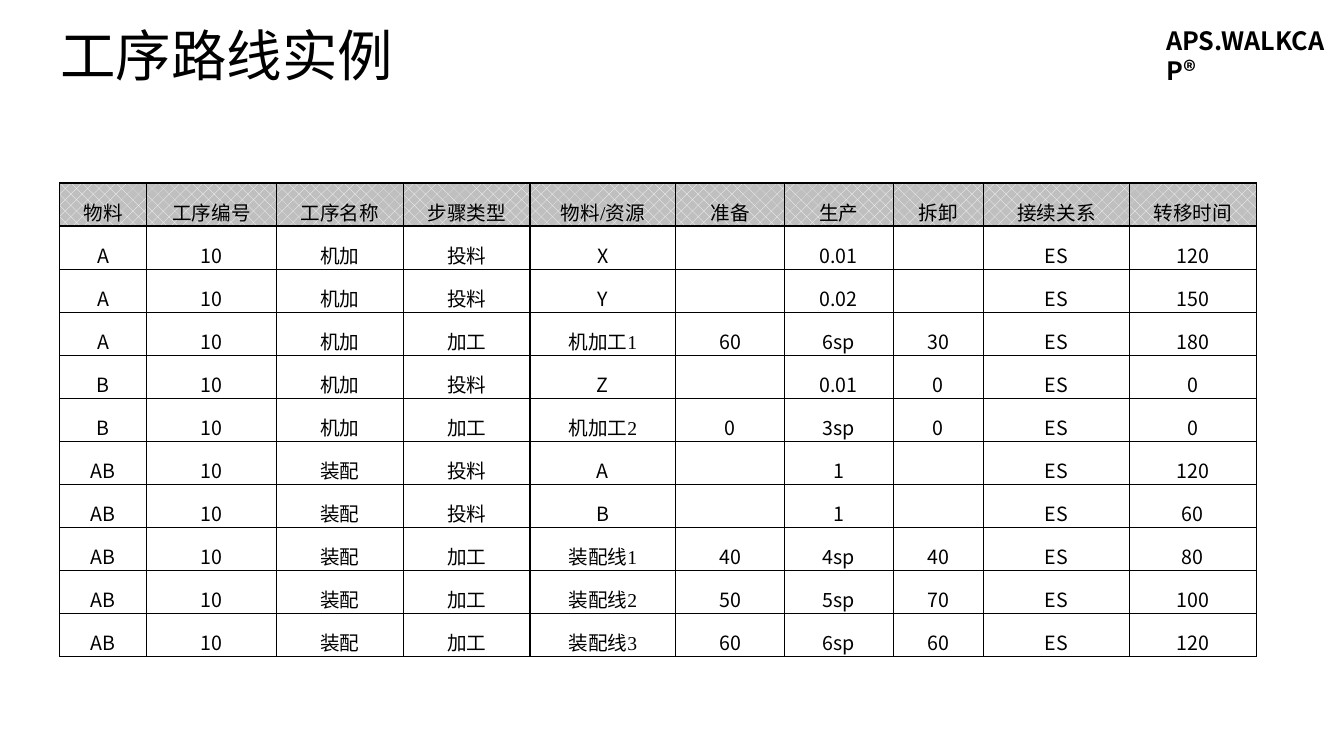
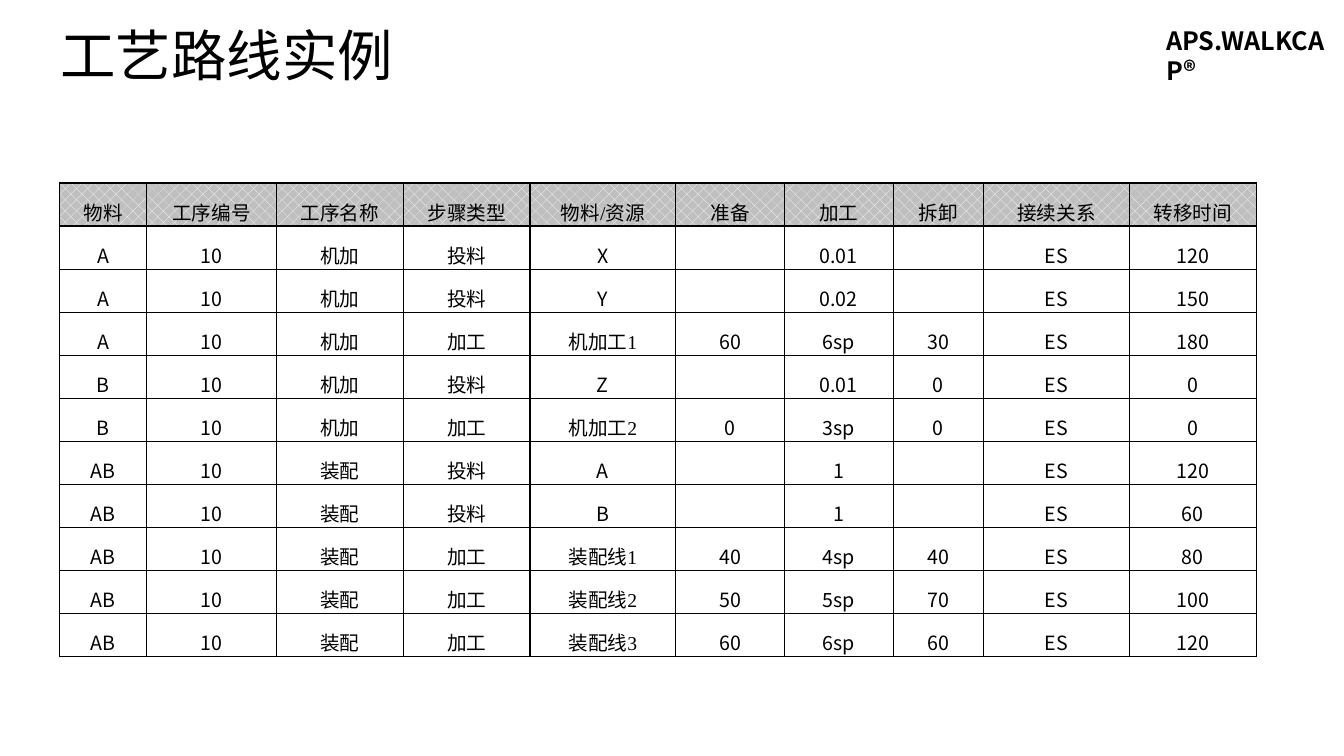
Before and after one commit to walkcap/APS.WALKCAP, a slide deck: slide 10 of WALKCAP-APS-PPT-01-01 APS.WALKCAP®高级计划与排程软件需求分析 第1讲 工艺路线.pptx (slide 8 before the commit). Drawn at 1344x756 pixels with LibreOffice and Linux fonts; fonts in the diff are those of the drawing. Boxes give left, top, right and bottom in pixels: in the first picture for what was removed or moved away, otherwise in the second. Text is boxed around its words. In the diff, an @@ line names an element or a change of style, - is before the commit and + after.

```diff
--- a/WALKCAP-APS-PPT-01-01 APS.WALKCAP®高级计划与排程软件需求分析 第1讲 工艺路线.pptx
+++ b/WALKCAP-APS-PPT-01-01 APS.WALKCAP®高级计划与排程软件需求分析 第1讲 工艺路线.pptx
@@ title at (60, 29, 393, 81): text changed @@
-工序路线实例
+工艺路线实例
@@ table at (59, 184, 1258, 659) @@
-row 1, column 7: 生产
+row 1, column 7: 加工
```
Also in this commit, not shown: 5 other slides changed, 5 slides added, 1 slide removed, 1 other file.
